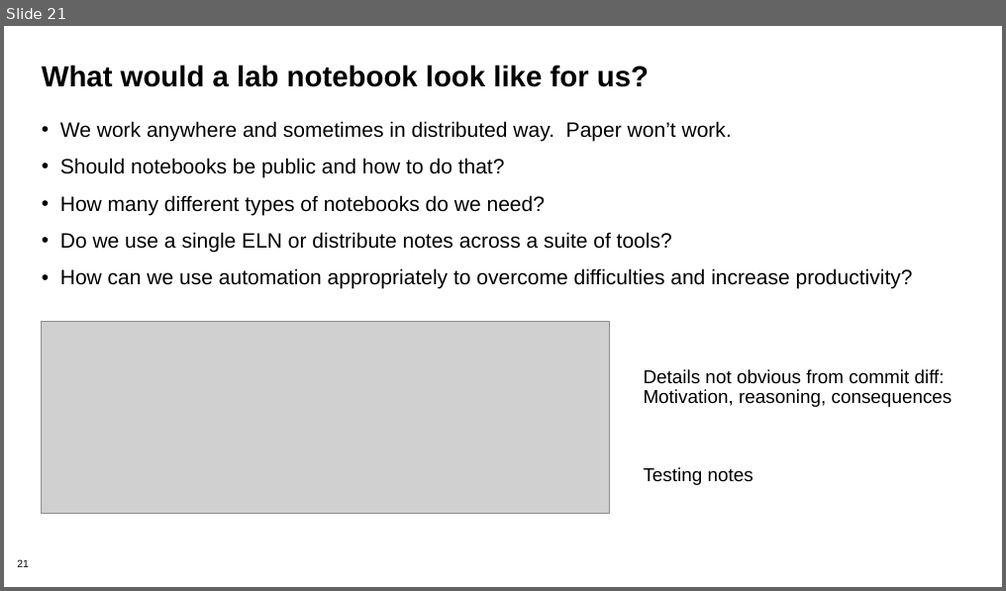
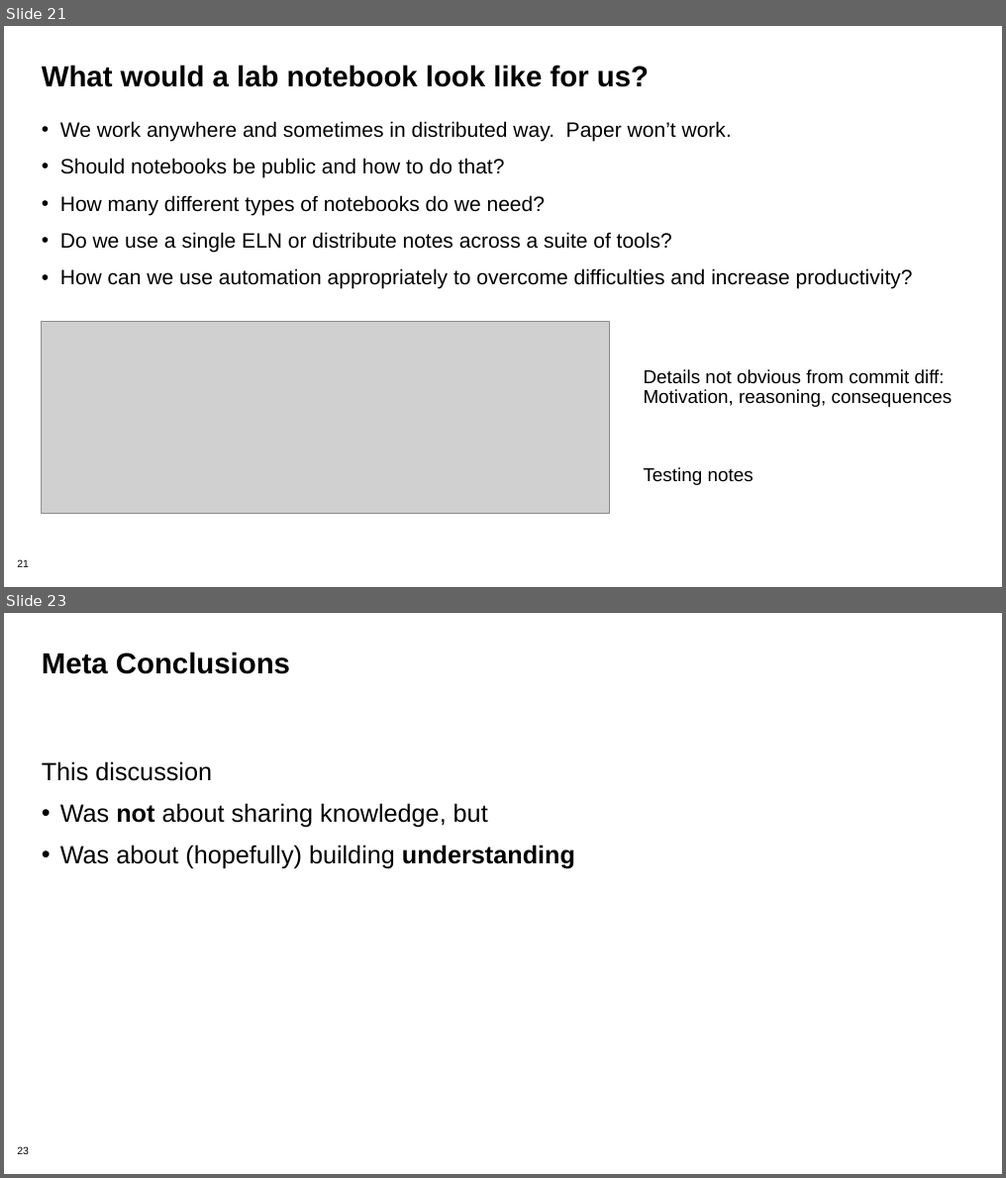
Before and after one commit to bssw-tutorial/presentations, a slide deck: lab-notebooks.pptx. Shown one above the other, each under a label of ours: slide 21 before the commit, slides 21 and 23 after it; the slides between them are not shown. The pictures are 1006x591 and 1006x1178 pixels, drawn with LibreOffice and Linux fonts; fonts in the diff are those of the drawing; grey boxes stand for pictures; background and template pictures are left out. Boxes give left, top, right and bottom in pixels: in the first picture for what was removed or moved away, otherwise in the second. Text is boxed around its words. In the diff, an @@ line names an element or a change of style, - is before the commit and + after.

```diff
--- a/lab-notebooks.pptx
+++ b/lab-notebooks.pptx
@@ slide 23 added at box(4, 613, 1002, 1174), background #FFFFFF; not listed: 1 template element that a slide beside it also shows @@
@@ title added at box(42, 652, 290, 674), 28 pt, text #000000, bold @@
+Meta Conclusions
@@ text added at box(42, 761, 575, 868), 24 pt, text #000000 @@
+This discussion
+• Was not about sharing knowledge, but
+• Was about (hopefully) building understanding
```
Also in this commit, not shown: 10 slides changed, 1 other slide added.
